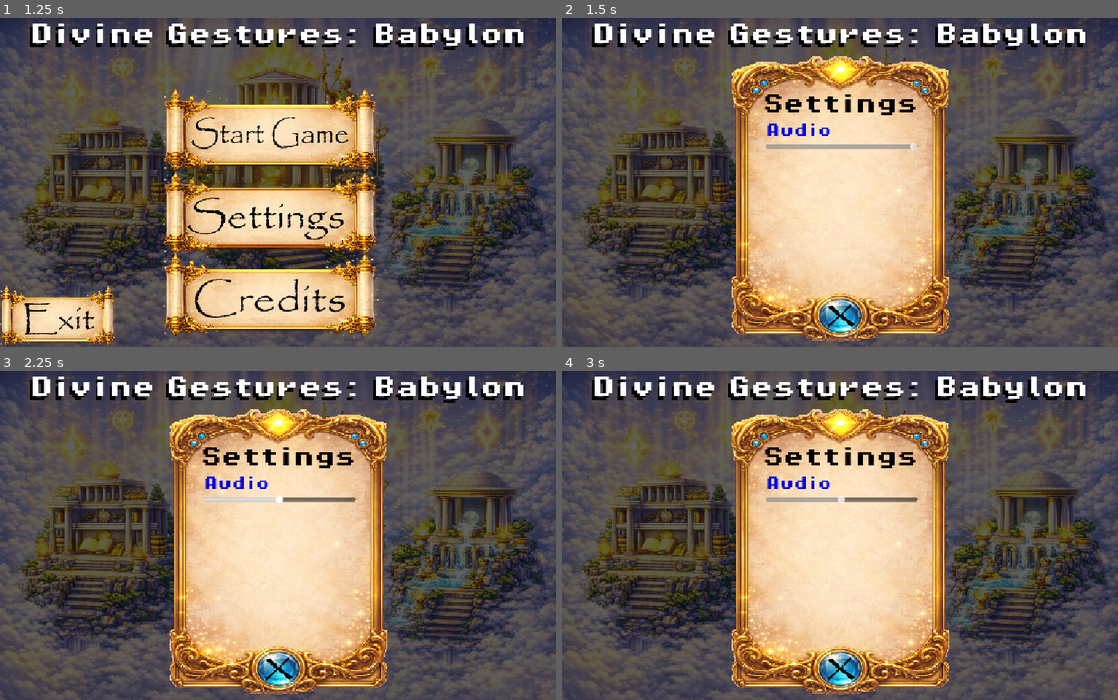
Above: before the commit, frames 1-4 (two rows, left to right).
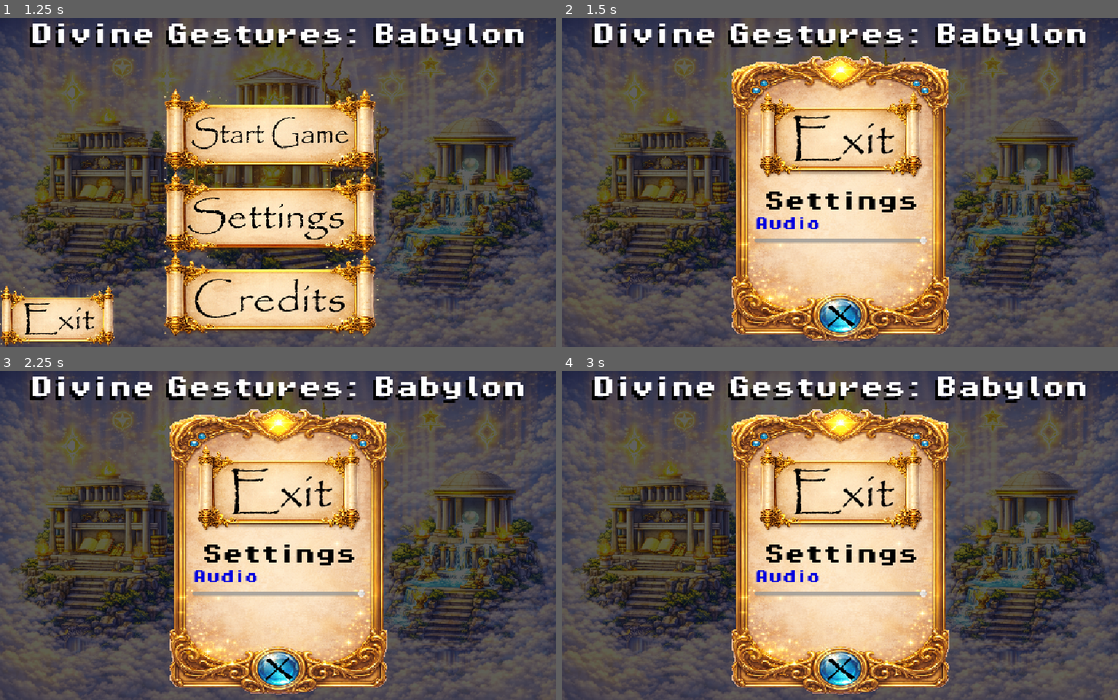
Above: after the commit, the same moments.

Repository: Hezechiel/DGB
Game: Godot game, scene res://scenes/menu/MainMenu.tscn
Two runs of this game, one before a commit and one after it. Both use one fixed random seed, a clock stepped at 60 frames per second and the inputs below.
Inputs (mouse positions are in pixels of both pictures, inside the frame that each line leads up to):
- Up to frame 1 (1.25 s): tap Enter at 0.5 s; move the mouse to (400, 166) at 0.52 s; hold D (move_right) from 0.53 s (still down); hold Space (attack) from 0.53 s (still down); click (400, 166) at 0.67 s
- Up to frame 2 (1.5 s): release D (move_right) at 1.25 s; release Space (attack) at 1.25 s; drag from (728, 198) to (812, 248) at 1.27 s
- Up to frame 3 (2.25 s): tap Enter at 2 s; move the mouse to (278, 499) at 2.02 s; hold D (move_right) from 2.03 s (still down); hold Space (attack) from 2.03 s (still down); click (278, 499) at 2.17 s
- Up to frame 4 (3 s): release D (move_right) at 2.75 s; release Space (attack) at 2.75 s; drag from (812, 601) to (673, 486) at 2.77 s

Frame 1 is identical in both runs. In frame 2, 5.8% of the frame differs, in the area x 34-66%, y 22-69%; in frame 3, 5.8%; in frame 4, 5.8%.

Commit message:
moved exit button to settings overlay, rewired signals just preparation to move into comprehesive GUI

Diff:
--- a/scenes/arena.tscn
+++ b/scenes/arena.tscn
@@ -7,7 +7,6 @@
 [ext_resource type="PackedScene" uid="uid://bjivk7ksw0cr7" path="res://scenes/player.tscn" id="5_ajq0i"]
 [ext_resource type="PackedScene" uid="uid://b8jfst32rpdy" path="res://scenes/MobileControls.tscn" id="6_8vbsj"]
 [ext_resource type="PackedScene" uid="uid://bbav7qxtv7i6x" path="res://scenes/menu/setting_overlay.tscn" id="7_xsx6r"]
-[ext_resource type="Texture2D" uid="uid://blimfrmn54f5n" path="res://assets/menu/UI_exit.png" id="8_ixwup"]
 
 [sub_resource type="TileSetAtlasSource" id="TileSetAtlasSource_lnu2h"]
 texture = ExtResource("3_41jku")
@@ -198,11 +197,5 @@
 offset_bottom = 156.0
 size_flags_horizontal = 4
 
-[node name="ExitButton" type="TouchScreenButton" parent="UI" unique_id=1530645835]
-visible = false
-position = Vector2(0, 520)
-scale = Vector2(0.7, 0.7)
-texture_normal = ExtResource("8_ixwup")
 
 [connection signal="closed_requested" from="UI/SettingOverlay" to="." method="_on_setting_overlay_close_requested"]
-[connection signal="pressed" from="UI/ExitButton" to="." method="_on_exit_button_pressed"]
--- a/scenes/menu/setting_overlay.tscn
+++ b/scenes/menu/setting_overlay.tscn
@@ -4,6 +4,8 @@
 [ext_resource type="Texture2D" uid="uid://c75dnwx2feln7" path="res://assets/menu/UI_note_large.png" id="1_ol5sx"]
 [ext_resource type="FontFile" uid="uid://bd2krjnr7cav" path="res://assets/fonts/PixelOperator8-Bold.ttf" id="2_3g7hk"]
 [ext_resource type="Script" uid="uid://b112ll4m8h56y" path="res://scripts/ui/audio_control.gd" id="4_04rkv"]
+[ext_resource type="Texture2D" uid="uid://blimfrmn54f5n" path="res://assets/menu/UI_exit.png" id="5_exit"]
+[ext_resource type="Script" uid="uid://5dp3eu06t38m" path="res://scripts/ui/scrollable.gd" id="6_scroll"]
 
 [sub_resource type="StyleBoxTexture" id="StyleBoxTexture_3g7hk"]
 texture = ExtResource("1_ol5sx")
@@ -36,14 +38,43 @@
 mouse_filter = 1
 theme_override_styles/panel = SubResource("StyleBoxTexture_3g7hk")
 
-[node name="Settings" type="Label" parent="SettingsPanel" unique_id=1516085762]
-layout_mode = 1
-anchors_preset = 10
-anchor_right = 1.0
-offset_top = 77.5
-offset_bottom = 117.5
-grow_horizontal = 2
+[node name="MarginContainer" type="MarginContainer" parent="SettingsPanel" unique_id=289841729]
+layout_mode = 0
+offset_left = 49.0
+offset_top = 70.0
+offset_right = 385.0
+offset_bottom = 466.0
+theme_override_constants/margin_left = 0
+theme_override_constants/margin_top = 0
+theme_override_constants/margin_right = 0
+theme_override_constants/margin_bottom = 0
+
+[node name="VBoxContainer" type="VBoxContainer" parent="SettingsPanel/MarginContainer" unique_id=1448385503]
+layout_mode = 2
+theme_override_constants/separation = 22
+
+[node name="ExitButton" type="TextureButton" parent="SettingsPanel/MarginContainer/VBoxContainer" unique_id=-838178284]
+process_mode = 3
+layout_mode = 2
+size_flags_horizontal = 4
+texture_normal = ExtResource("5_exit")
+
+[node name="ScrollContainer" type="ScrollContainer" parent="SettingsPanel/MarginContainer/VBoxContainer" unique_id=1012523393]
+layout_mode = 2
+size_flags_vertical = 3
 mouse_filter = 0
+horizontal_scroll_mode = 0
+script = ExtResource("6_scroll")
+
+[node name="SettingsContent" type="VBoxContainer" parent="SettingsPanel/MarginContainer/VBoxContainer/ScrollContainer" unique_id=1401393195]
+layout_mode = 2
+size_flags_horizontal = 3
+size_flags_vertical = 3
+mouse_filter = 2
+theme_override_constants/separation = 10
+
+[node name="Settings" type="Label" parent="SettingsPanel/MarginContainer/VBoxContainer/ScrollContainer/SettingsContent" unique_id=1516085762]
+layout_mode = 2
 theme_override_colors/font_color = Color(0, 0, 0, 1)
 theme_override_constants/shadow_offset_x = -5
 theme_override_constants/shadow_offset_y = 8
@@ -52,22 +83,8 @@
 text = "Settings"
 horizontal_alignment = 1
 
-[node name="CloseSettings" type="TouchScreenButton" parent="SettingsPanel" unique_id=159458134]
-process_mode = 3
-position = Vector2(215, 512)
-scale = Vector2(4, 4)
-shape = SubResource("CircleShape2D_3g7hk")
-
-[node name="Settings2" type="Label" parent="SettingsPanel" unique_id=1821686478]
-layout_mode = 1
-anchors_preset = 10
-anchor_right = 1.0
-offset_left = 71.0
-offset_top = 136.0
-offset_right = -65.0
-offset_bottom = 176.0
-grow_horizontal = 2
-mouse_filter = 0
+[node name="Settings2" type="Label" parent="SettingsPanel/MarginContainer/VBoxContainer/ScrollContainer/SettingsContent" unique_id=1821686478]
+layout_mode = 2
 theme_override_colors/font_color = Color(0, 0, 0.87058824, 1)
 theme_override_constants/shadow_offset_x = -5
 theme_override_constants/shadow_offset_y = 8
@@ -75,18 +92,21 @@
 theme_override_font_sizes/font_size = 27
 text = "Audio"
 
-[node name="AudioControl" type="HSlider" parent="SettingsPanel" unique_id=1180824782]
+[node name="AudioControl" type="HSlider" parent="SettingsPanel/MarginContainer/VBoxContainer/ScrollContainer/SettingsContent" unique_id=1180824782]
 process_mode = 3
-layout_mode = 0
-offset_left = 71.0
-offset_top = 163.0
-offset_right = 366.0
-offset_bottom = 197.0
+layout_mode = 2
 max_value = 1.0
 step = 0.05
 value = 1.0
 script = ExtResource("4_04rkv")
 audio_bus_name = "Music"
 
+[node name="CloseSettings" type="TouchScreenButton" parent="SettingsPanel" unique_id=159458134]
+process_mode = 3
+position = Vector2(215, 512)
+scale = Vector2(4, 4)
+shape = SubResource("CircleShape2D_3g7hk")
+
+[connection signal="pressed" from="SettingsPanel/MarginContainer/VBoxContainer/ExitButton" to="." method="_on_exit_button_pressed"]
+[connection signal="value_changed" from="SettingsPanel/MarginContainer/VBoxContainer/ScrollContainer/SettingsContent/AudioControl" to="SettingsPanel/MarginContainer/VBoxContainer/ScrollContainer/SettingsContent/AudioControl" method="_on_value_changed"]
 [connection signal="pressed" from="SettingsPanel/CloseSettings" to="." method="_on_close_settings_pressed"]
-[connection signal="value_changed" from="SettingsPanel/AudioControl" to="SettingsPanel/AudioControl" method="_on_value_changed"]
--- a/scripts/game.gd
+++ b/scripts/game.gd
@@ -4,31 +4,29 @@
 @onready var setting_overlay: SettingsOverlay = $UI/SettingOverlay
 @onready var pause_button: TouchScreenButton = $MobileControls/Root/PauseAnchor/PauseButton
 @onready var mobile_controls: CanvasLayer = $MobileControls
-@onready var exit_button: TouchScreenButton = $UI/ExitButton
 
 const MAIN_MENU_SCENE := "res://scenes/menu/MainMenu.tscn"
 
 # Called when the node enters the scene tree for the first time.
 func _ready() -> void:
 	pause_button.pressed.connect(_on_pause_pressed)
+	setting_overlay.exit_requested.connect(_on_setting_overlay_exit_requested)
 
 
 func _on_pause_pressed() -> void:
 	#print("menu opened")
 	get_tree().paused = true
 	mobile_controls.visible = false
-	exit_button.visible = true
 	setting_overlay.open()
 
 
 func _on_setting_overlay_close_requested() -> void:
 	setting_overlay.close()
-	exit_button.visible = false
 	mobile_controls.visible = true
 	get_tree().paused = false
 
 
-func _on_exit_button_pressed() -> void:
+func _on_setting_overlay_exit_requested() -> void:
 	setting_overlay.close()
 	get_tree().paused = false
 	get_tree().change_scene_to_file(MAIN_MENU_SCENE)
--- a/scripts/ui/setting_overlay.gd
+++ b/scripts/ui/setting_overlay.gd
@@ -2,8 +2,10 @@
 class_name SettingsOverlay
 
 signal closed_requested
+signal exit_requested
 
 @onready var close_settings: TouchScreenButton = $SettingsPanel/CloseSettings
+@onready var exit_button: TextureButton = $SettingsPanel/MarginContainer/VBoxContainer/ExitButton
 
 # Called when the node enters the scene tree for the first time.
 func _ready() -> void:
@@ -21,3 +23,6 @@
 func _on_close_settings_pressed() -> void:
 	#print("Close_request emited")
 	closed_requested.emit()
+
+func _on_exit_button_pressed() -> void:
+	exit_requested.emit()
Binary file removed: assets/sprites/souls_golden_ropes_art.png
Not shown, removed: assets/sprites/souls_golden_ropes_art.png.import
